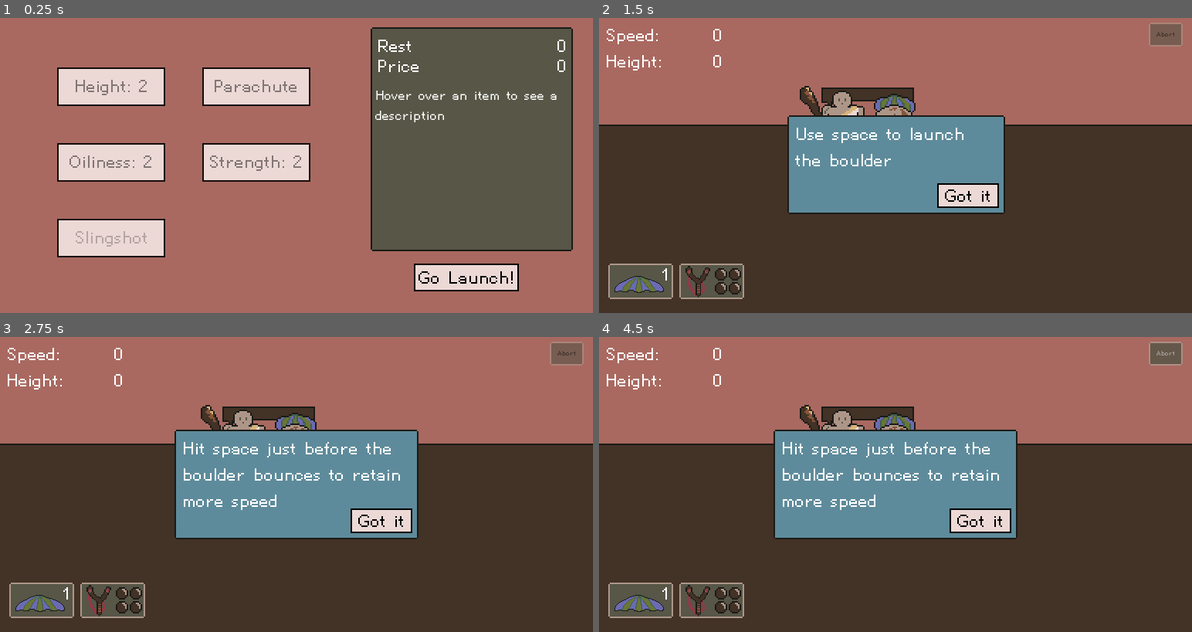
Above: before the commit, frames 1-4 (two rows, left to right).
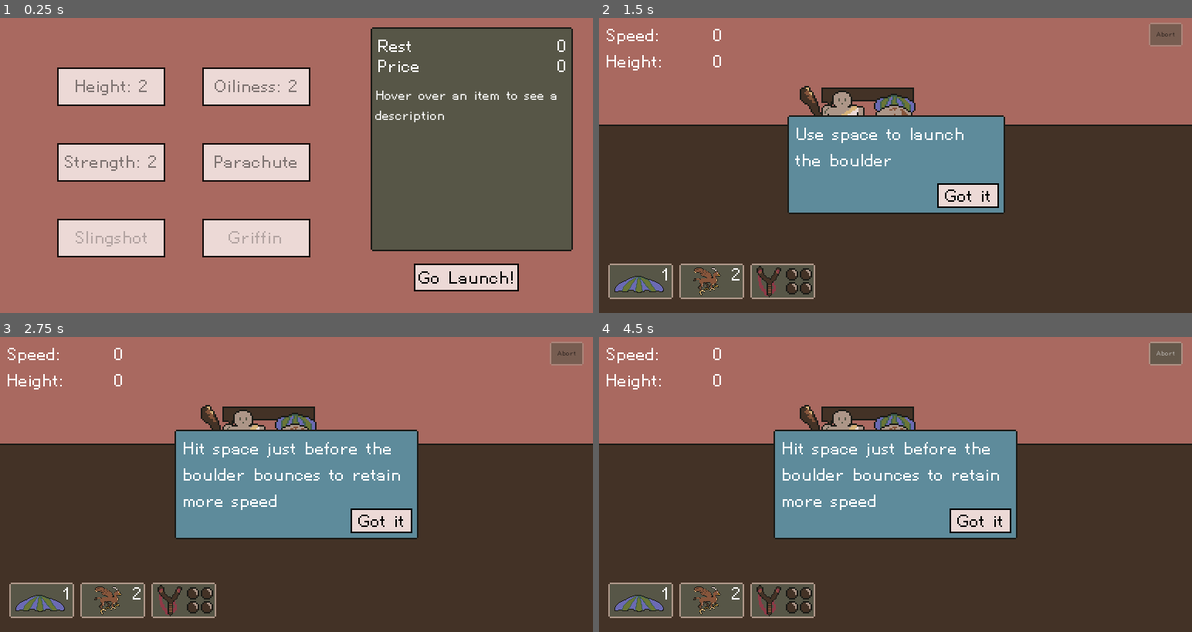
Above: after the commit, the same moments.

Repository: nolenroyalty/sisyphus-needs-a-nap
Game: Godot game, scene res://Shop/Shop.tscn
Same seed, same stepped clock (60 frames per second), same inputs: the game is played once before the commit and once after it. This scene is started directly instead of the project's main scene.
Inputs (mouse positions are in pixels of both pictures, inside the frame that each line leads up to):
- Up to frame 1 (0.25 s): no input
- Up to frame 2 (1.5 s): click "Go Launch!" at 0.5 s; click (640, 280) at 1.27 s
- Up to frame 3 (2.75 s): click "Got it" at 2 s
- Up to frame 4 (4.5 s): click "Abort" at 2.75 s; click (640, 599) at 3.52 s; click "Abort" at 4.25 s

The runs differ from the first frame. In frame 1, 3.0% of the frame differs, in the area x 10-53%, y 20-82%; in frame 2, 1.7%; in frame 3, 1.7%; in frame 4, 1.7%.

Commit message:
add griffin to ui

Diff:
--- a/Flight/Flight.gd
+++ b/Flight/Flight.gd
@@ -140,6 +140,7 @@
 	flightscore = FlightScore.new(boulder)
 	var _ignore = scoreScreen.connect("continue_pressed", self, "continue_pressed")
 	_ignore = bottom_bar.connect("parachute_deployed_via_click", self, "try_to_deploy_parachute_from_bottom_bar")
+	_ignore = bottom_bar.connect("griffin_deployed_via_click", self, "try_to_deploy_griffin_from_bottom_bar")
 	_ignore = bottom_bar.connect("abort_clicked", self, "handle_abort")
 	_ignore = boulder.connect("boulder_clicked", self, "handle_boulder_clicked")
 	_ignore = text_display.connect("no_facts_are_displayed", self, "handle_fact_display_gone")
@@ -310,6 +311,13 @@
 		if launch_state == LAUNCH_STATE.LAUNCHED:
 			print("Probable bug - tried to deploy parachute from bottom bar but it isn't availble!")
 
+func try_to_deploy_griffin_from_bottom_bar():
+	if can_deploy_griffin():
+		deploy_griffin()
+	else:
+		if launch_state == LAUNCH_STATE.LAUNCHED:
+			print("Probable bug - tried to deploy griffin from bottom bar but it isn't availble!")
+
 func landmark_to_display():
 	var boulder_position = boulder.global_position
 
@@ -389,6 +397,7 @@
 	velocity += GRIFFIN_BOOST * delta
 	boulder.move_and_collide(velocity * delta)
 	bottom_bar.maybe_update_speed_and_height(velocity.length(), boulder.determine_height_above_ground())
+	maybe_display_landmark()
 
 func _physics_process(delta):
 	match launch_state:
--- a/Shop/Config.gd
+++ b/Shop/Config.gd
@@ -1,6 +1,6 @@
 extends Node
 
-enum ITEM { BLOCK = 1, PARACHUTE = 2, OIL = 3, STRENGTH = 4, SLINGSHOT = 5}
+enum ITEM { BLOCK = 1, PARACHUTE = 2, OIL = 3, STRENGTH = 4, SLINGSHOT = 5, GRIFFIN = 6}
 
 const MAX_BLOCK_HEIGHT = 9
 const MAX_OIL_LEVEL = 3
@@ -56,13 +56,15 @@
 		ITEM.BLOCK:
 			return "Launching the boulder from a higher height means it goes farther, right?"
 		ITEM.PARACHUTE:
-			return "Deploy with '1'.  Slows your descent but reduces your speed."
+			return "Deploy with '1'. Slows your descent but reduces your speed."
 		ITEM.OIL:
 			return next_oil_description()
 		ITEM.STRENGTH:
 			return "Get a little more swole and hit the boulder even farther"
 		ITEM.SLINGSHOT:
 			return "Click on the boulder to use. Allows you adjust the trajectory of the boulder slightly while it's in flight.  Comes with 4 shots."
+		ITEM.GRIFFIN:
+			return "Deploy with '2'. Hire a griffin to carry your boulder up the hill for a bit."
 		_:
 			return "unknown"
 
@@ -73,6 +75,7 @@
 		ITEM.OIL: return MAX_OIL_LEVEL
 		ITEM.STRENGTH: return MAX_STRENGTH_LEVEL
 		ITEM.SLINGSHOT: return 1
+		ITEM.GRIFFIN: return 1
 		_:
 			return 0
 
@@ -83,6 +86,7 @@
 		ITEM.OIL: return State.oil_level
 		ITEM.STRENGTH: return State.strength_level
 		ITEM.SLINGSHOT: return 1 if State.has_slingshot else 0
+		ITEM.GRIFFIN: return 1 if State.has_griffin else 0
 		_:
 			return 0
 
@@ -97,7 +101,10 @@
 	return 250
 
 static func slingshot_cost():
-	return 500
+	return 600
+
+static func griffin_cost():
+	return 2500
 
 static func cost(kind) -> int:
 	match kind:
@@ -111,6 +118,8 @@
 			return next_strength_cost()
 		ITEM.SLINGSHOT:
 			return slingshot_cost()
+		ITEM.GRIFFIN:
+			return griffin_cost()
 		_:
 			return 0
 
@@ -127,6 +136,8 @@
 			return "Strength: %d" % next_level(kind)
 		ITEM.SLINGSHOT:
 			return "Slingshot"
+		ITEM.GRIFFIN:
+			return "Griffin"
 		_:
 			return "unknown"
 
@@ -144,6 +155,9 @@
 		ITEM.SLINGSHOT:
 			State.has_slingshot = true
 			State.display_fact_if_we_havent_yet(State.FACT.SLINGSHOT)
+		ITEM.GRIFFIN:
+			State.has_griffin = true
+			State.display_fact_if_we_havent_yet(State.FACT.GRIFFIN)
 		_:
 			print("unexpected item kind")
 
--- a/Shop/PurchaseButton.gd
+++ b/Shop/PurchaseButton.gd
@@ -6,7 +6,7 @@
 signal hovered(cost, description)
 signal unhovered
 const Config = preload("res://Shop/Config.gd")
-export(String, "Block", "Parachute", "Oil", "Strength", "Slingshot") var KIND
+export(String, "Block", "Parachute", "Oil", "Strength", "Slingshot", "Griffin") var KIND
 
 var kind = null
 var current_cost = 0
@@ -43,6 +43,7 @@
 		"Oil": kind = Config.ITEM.OIL
 		"Strength": kind = Config.ITEM.STRENGTH
 		"Slingshot": kind = Config.ITEM.SLINGSHOT
+		"Griffin": kind = Config.ITEM.GRIFFIN
 		_: assert(false, "Invalid kind: %s" % KIND)
 
 func hover():
--- a/Shop/Shop.tscn
+++ b/Shop/Shop.tscn
@@ -50,30 +50,30 @@
 margin_bottom = 49.0
 text = "Height"
 
-[node name="Parachute" parent="Grid" instance=ExtResource( 3 )]
+[node name="Oil" parent="Grid" instance=ExtResource( 3 )]
 margin_left = 94.0
 margin_top = 24.0
 margin_right = 164.0
 margin_bottom = 49.0
-text = "Parachute"
-KIND = "Parachute"
-
-[node name="Oil" parent="Grid" instance=ExtResource( 3 )]
-margin_top = 73.0
-margin_right = 70.0
-margin_bottom = 98.0
 text = "Oil"
 KIND = "Oil"
 
 [node name="Strength" parent="Grid" instance=ExtResource( 3 )]
+margin_top = 73.0
+margin_right = 70.0
+margin_bottom = 98.0
+text = "Strength"
+KIND = "Strength"
+
+[node name="Parachute" parent="Grid" instance=ExtResource( 3 )]
 margin_left = 94.0
 margin_top = 73.0
 margin_right = 164.0
 margin_bottom = 98.0
-text = "Strength"
-KIND = "Strength"
+text = "Parachute"
+KIND = "Parachute"
 
-[node name="PurchaseButton" type="Button" parent="Grid"]
+[node name="Slingshot" type="Button" parent="Grid"]
 margin_top = 122.0
 margin_right = 70.0
 margin_bottom = 147.0
@@ -84,6 +84,19 @@
 text = "Slingshot"
 script = ExtResource( 4 )
 KIND = "Slingshot"
+
+[node name="Griffin" type="Button" parent="Grid"]
+margin_left = 94.0
+margin_top = 122.0
+margin_right = 164.0
+margin_bottom = 147.0
+rect_min_size = Vector2( 70, 25 )
+focus_mode = 0
+theme = ExtResource( 2 )
+enabled_focus_mode = 0
+text = "Griffin"
+script = ExtResource( 4 )
+KIND = "Griffin"
 
 [node name="Info" parent="." instance=ExtResource( 6 )]
 margin_left = 240.0
--- a/State/State.gd
+++ b/State/State.gd
@@ -2,7 +2,7 @@
 
 signal achievement_was_displayed(achievement)
 
-enum FACT { INTRO, PARACHUTE, SLINGSHOT }
+enum FACT { INTRO, PARACHUTE, SLINGSHOT, GRIFFIN }
 enum FACT_STATE { NOT_YET_DISPLAYED, SHOULD_DISPLAY, ALREADY_DISPLAYED }
 
 enum ACHIEVEMENTS {
--- a/UI/FlightBottomBar.gd
+++ b/UI/FlightBottomBar.gd
@@ -3,12 +3,14 @@
 class_name FlightBottomBar
 
 signal parachute_deployed_via_click
+signal griffin_deployed_via_click
 signal abort_clicked
 
 onready var landmark_label : Label = $LandmarkLabel
 onready var landmark_arrow : Sprite = $LandmarkArrow
 onready var parachute_gadget = $Gadgets/ParachuteIcon
 onready var slingshot_gadget = $Gadgets/SlingshotIcon
+onready var griffin_gadget = $Gadgets/GriffinIcon
 onready var abort_button = $AbortButton
 
 var frame_count = 0
@@ -34,6 +36,9 @@
 func propagate_parachute_deploy():
 	emit_signal("parachute_deployed_via_click")
 
+func propagate_griffin_deploy():
+	emit_signal("griffin_deployed_via_click")
+
 func abort():
 	emit_signal("abort_clicked")
 
@@ -51,8 +56,11 @@
 		parachute_gadget.hide()
 	if not State.has_slingshot:
 		slingshot_gadget.hide()
+	if not State.has_griffin:
+		griffin_gadget.hide()
 
 	hide_landmark()
 
 	var _ignore = parachute_gadget.connect("parachute_deployed_via_click", self, "propagate_parachute_deploy")
+	_ignore = griffin_gadget.connect("griffin_deployed_via_click", self, "propagate_griffin_deploy")
 	_ignore = abort_button.connect("pressed", self, "abort")
--- a/UI/FlightBottomBar.tscn
+++ b/UI/FlightBottomBar.tscn
@@ -6,6 +6,7 @@
 [ext_resource path="res://UI/SlingshotIcon.tscn" type="PackedScene" id=4]
 [ext_resource path="res://Fonts/HelvetiPixel.ttf" type="DynamicFontData" id=5]
 [ext_resource path="res://UI/Resources/NinepatchStyle.tres" type="StyleBox" id=6]
+[ext_resource path="res://UI/GriffinIcon.tscn" type="PackedScene" id=7]
 
 [sub_resource type="DynamicFont" id=1]
 size = 6
@@ -39,9 +40,13 @@
 
 [node name="ParachuteIcon" parent="Gadgets" instance=ExtResource( 3 )]
 
-[node name="SlingshotIcon" parent="Gadgets" instance=ExtResource( 4 )]
+[node name="GriffinIcon" parent="Gadgets" instance=ExtResource( 7 )]
 margin_left = 46.0
 margin_right = 46.0
+
+[node name="SlingshotIcon" parent="Gadgets" instance=ExtResource( 4 )]
+margin_left = 92.0
+margin_right = 92.0
 
 [node name="AbortButton" type="Button" parent="."]
 modulate = Color( 1, 1, 1, 0.607843 )
--- /dev/null
+++ b/UI/GriffinIcon.gd
@@ -0,0 +1,26 @@
+extends Control
+# Copied-pasted from parachute, whatever
+
+signal griffin_deployed_via_click
+
+onready var shortcut_label : Label = $ShortcutLabel
+onready var sprite : Sprite = $Sprite
+onready var hidden_button : Button = $HiddenButton
+
+var enabled = true
+
+# Called when the node enters the scene tree for the first time.
+func _ready():
+	var _ignore = hidden_button.connect("pressed", self, "pressed")
+
+func pressed():
+	if !enabled:
+		return
+	print("deploying griffin from mouse click")
+	emit_signal("griffin_deployed_via_click")
+
+func disabled():
+	hidden_button.disabled = true
+	enabled = false
+	sprite.modulate.a = 0.4
+	shortcut_label.modulate.a = 0.1
--- /dev/null
+++ b/UI/GriffinIcon.tscn
@@ -0,0 +1,48 @@
+[gd_scene load_steps=9 format=2]
+
+[ext_resource path="res://UI/GriffinIcon.gd" type="Script" id=1]
+[ext_resource path="res://UI/Sprites/ninepatch-simple.png" type="Texture" id=2]
+[ext_resource path="res://Boulder/Sprites/griffin-prototype.png" type="Texture" id=3]
+
+[sub_resource type="StyleBoxEmpty" id=1]
+
+[sub_resource type="StyleBoxEmpty" id=2]
+
+[sub_resource type="StyleBoxEmpty" id=3]
+
+[sub_resource type="StyleBoxEmpty" id=4]
+
+[sub_resource type="StyleBoxEmpty" id=5]
+
+[node name="GriffinIcon" type="Control"]
+margin_bottom = 32.0
+script = ExtResource( 1 )
+
+[node name="NinePatchRect" type="NinePatchRect" parent="."]
+margin_right = 42.0
+margin_bottom = 23.0
+texture = ExtResource( 2 )
+patch_margin_left = 5
+patch_margin_top = 5
+patch_margin_right = 5
+patch_margin_bottom = 5
+
+[node name="ShortcutLabel" type="Label" parent="."]
+margin_left = 34.0
+margin_right = 39.0
+margin_bottom = 14.0
+text = "2"
+
+[node name="Sprite" type="Sprite" parent="."]
+position = Vector2( 18, 11 )
+scale = Vector2( 0.35, 0.35 )
+texture = ExtResource( 3 )
+
+[node name="HiddenButton" type="Button" parent="."]
+margin_right = 42.0
+margin_bottom = 23.0
+custom_styles/hover = SubResource( 1 )
+custom_styles/pressed = SubResource( 2 )
+custom_styles/focus = SubResource( 3 )
+custom_styles/disabled = SubResource( 4 )
+custom_styles/normal = SubResource( 5 )
--- a/UI/TextDisplay.gd
+++ b/UI/TextDisplay.gd
@@ -13,6 +13,8 @@
 			return [$Parachute]
 		State.FACT.SLINGSHOT:
 			return [$Slingshot]
+		State.FACT.GRIFFIN:
+			return [$Griffin]
 
 func maybe_display_facts():
 	for fact in State.fact_state:
--- a/UI/TextDisplay.tscn
+++ b/UI/TextDisplay.tscn
@@ -135,6 +135,72 @@
 "values": [ true, false ]
 }
 
+[sub_resource type="Animation" id=5]
+length = 0.001
+tracks/0/type = "value"
+tracks/0/path = NodePath(".:modulate")
+tracks/0/interp = 1
+tracks/0/loop_wrap = true
+tracks/0/imported = false
+tracks/0/enabled = true
+tracks/0/keys = {
+"times": PoolRealArray( 0 ),
+"transitions": PoolRealArray( 1 ),
+"update": 0,
+"values": [ Color( 1, 1, 1, 1 ) ]
+}
+tracks/1/type = "value"
+tracks/1/path = NodePath(".:visible")
+tracks/1/interp = 1
+tracks/1/loop_wrap = true
+tracks/1/imported = false
+tracks/1/enabled = true
+tracks/1/keys = {
+"times": PoolRealArray( 0 ),
+"transitions": PoolRealArray( 1 ),
+"update": 0,
+"values": [ true ]
+}
+
+[sub_resource type="Animation" id=6]
+resource_name = "fadeaway"
+length = 0.5
+tracks/0/type = "method"
+tracks/0/path = NodePath(".")
+tracks/0/interp = 1
+tracks/0/loop_wrap = true
+tracks/0/imported = false
+tracks/0/enabled = true
+tracks/0/keys = {
+"times": PoolRealArray(  ),
+"transitions": PoolRealArray(  ),
+"values": [  ]
+}
+tracks/1/type = "value"
+tracks/1/path = NodePath(".:modulate")
+tracks/1/interp = 1
+tracks/1/loop_wrap = true
+tracks/1/imported = false
+tracks/1/enabled = true
+tracks/1/keys = {
+"times": PoolRealArray( 0, 0.5 ),
+"transitions": PoolRealArray( 1, 1 ),
+"update": 0,
+"values": [ Color( 1, 1, 1, 1 ), Color( 1, 1, 1, 0.0470588 ) ]
+}
+tracks/2/type = "value"
+tracks/2/path = NodePath(".:visible")
+tracks/2/interp = 1
+tracks/2/loop_wrap = true
+tracks/2/imported = false
+tracks/2/enabled = true
+tracks/2/keys = {
+"times": PoolRealArray( 0, 0.5 ),
+"transitions": PoolRealArray( 1, 1 ),
+"update": 1,
+"values": [ true, false ]
+}
+
 [node name="CanvasLayer" type="CanvasLayer"]
 script = ExtResource( 2 )
 
@@ -198,7 +264,25 @@
 anims/RESET = SubResource( 1 )
 anims/fadeaway = SubResource( 2 )
 
+[node name="Griffin" parent="." instance=ExtResource( 1 )]
+anchor_left = 0.5
+anchor_top = 0.5
+anchor_right = 0.5
+anchor_bottom = 0.5
+margin_left = -86.5
+margin_top = -41.0
+margin_right = 86.5
+margin_bottom = 41.0
+
+[node name="Label" parent="Griffin" index="1"]
+text = "The griffin carries your boulder up higher. Deploy with '2' or click the button in the bottom left."
+
+[node name="AnimationPlayer" parent="Griffin" index="3"]
+anims/RESET = SubResource( 5 )
+anims/fadeaway = SubResource( 6 )
+
 [editable path="Spacebar"]
 [editable path="Spacebar2"]
 [editable path="Parachute"]
 [editable path="Slingshot"]
+[editable path="Griffin"]
Not shown: 1 places in UI/FlightBottomBar.tscn that only renumber resources
Not shown: 1 places in UI/TextDisplay.tscn that only renumber resources
